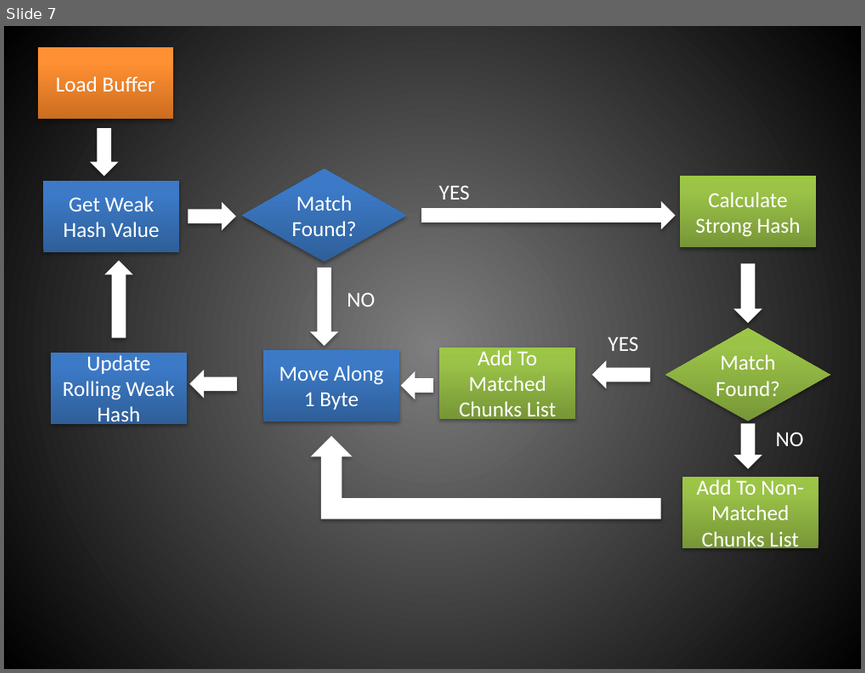
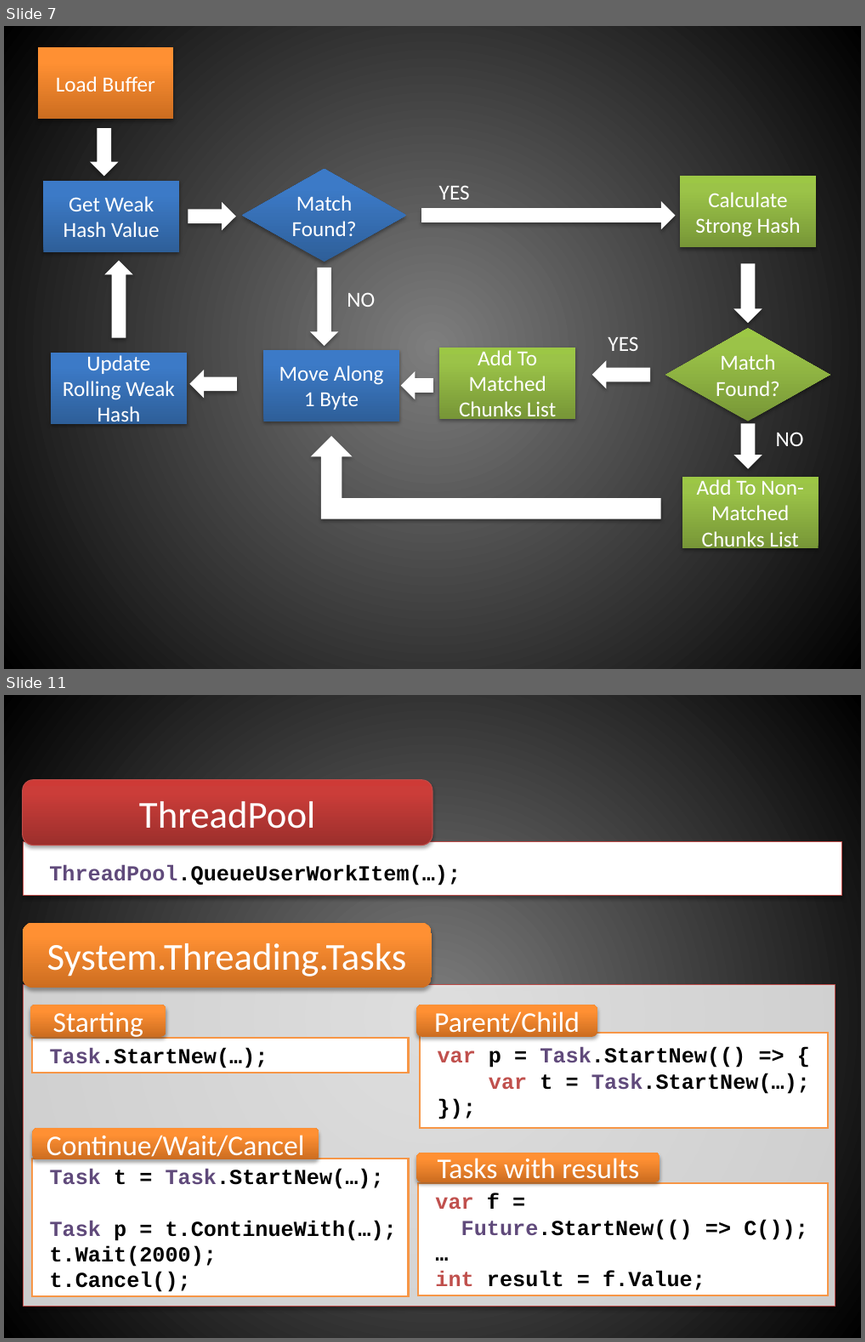
Before and after one commit to scottgal/SLRSyncUploader, a slide deck: Trunk/PicoDelta.pptx. Shown one above the other, each under a label of ours: slide 7 before the commit, slides 7 and 11 after it; the slides between them are not shown. The pictures are 865x673 and 865x1342 pixels, drawn with LibreOffice and Linux fonts; fonts in the diff are those of the drawing. Boxes give left, top, right and bottom in pixels: in the first picture for what was removed or moved away, otherwise in the second. Text is boxed around its words. In the diff, an @@ line names an element or a change of style, - is before the commit and + after.

```diff
--- a/Trunk/PicoDelta.pptx
+++ b/Trunk/PicoDelta.pptx
@@ slide 11 added at (4, 695, 861, 1338), background gradient #7F7F7F to #000000 @@
@@ rounded rectangle added at (22, 780, 432, 845), fill gradient #9C2F2D to #CB3E3A to #CE3B37, outline #BF4C48 0.75 pt, 32 pt, text #FFFFFF @@
+ThreadPool
@@ rectangle added at (24, 842, 842, 896), fill #FFFFFF, outline #BF4C48 0.75 pt @@
@@ text added at (49, 865, 460, 885), 18 pt, text #000000, bold @@
+ThreadPool.QueueUserWorkItem(…);
@@ rounded rectangle added at (22, 923, 431, 988), fill gradient #CC6E20 to #FF9034 to #FF9136, 32 pt, text #FFFFFF @@
+System.Threading.Tasks
@@ rectangle added at (24, 985, 835, 1306), fill #FFFFFF at 80% opacity, outline #BF4C48 0.75 pt @@
@@ rounded rectangle added at (30, 1004, 166, 1036), fill gradient #CC6E20 to #FF9034 to #FF9136, 24 pt, text #FFFFFF @@
+Starting
@@ rounded rectangle added at (417, 1004, 598, 1036), fill gradient #CC6E20 to #FF9034 to #FF9136, 24 pt, text #FFFFFF @@
+Parent/Child
@@ rectangle added at (32, 1038, 409, 1072), fill #FFFFFF, outline #F79646 1.5 pt, 18 pt, text #000000, bold @@
+Task.StartNew(…);
@@ rectangle added at (420, 1032, 828, 1128), fill #FFFFFF, outline #F79646 1.5 pt, 18 pt, text #000000, bold @@
+var p = Task.StartNew(() => {
+var t = Task.StartNew(…);
+});
@@ rounded rectangle added at (32, 1128, 318, 1159), fill gradient #CC6E20 to #FF9034 to #FF9136, 24 pt, text #FFFFFF @@
+Continue/Wait/Cancel
@@ rounded rectangle added at (417, 1152, 660, 1183), fill gradient #CC6E20 to #FF9034 to #FF9136, 24 pt, text #FFFFFF @@
+Tasks with results
@@ rectangle added at (32, 1157, 409, 1297), fill #FFFFFF, outline #F79646 1.5 pt, 18 pt, text #000000, bold @@
+Task t = Task.StartNew(…);
+Task p = t.ContinueWith(…);
+t.Wait(2000);
+t.Cancel();
@@ rectangle added at (418, 1184, 828, 1296), fill #FFFFFF, outline #F79646 1.5 pt, 18 pt, text #000000, bold @@
+var f =
+Future.StartNew(() => C());
+…
+int result = f.Value;
```
Also in this commit, not shown: 2 slides changed, 7 other slides added, 1 slide removed, 24 other files.
